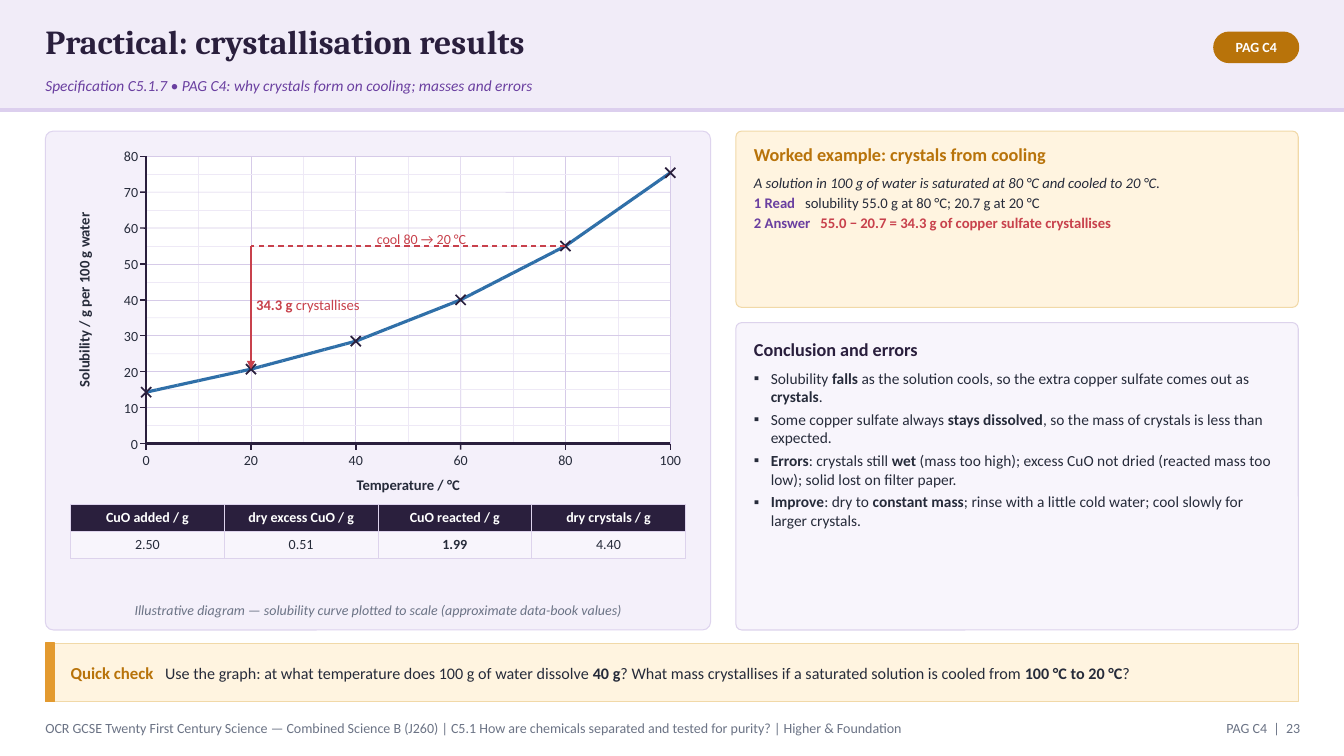
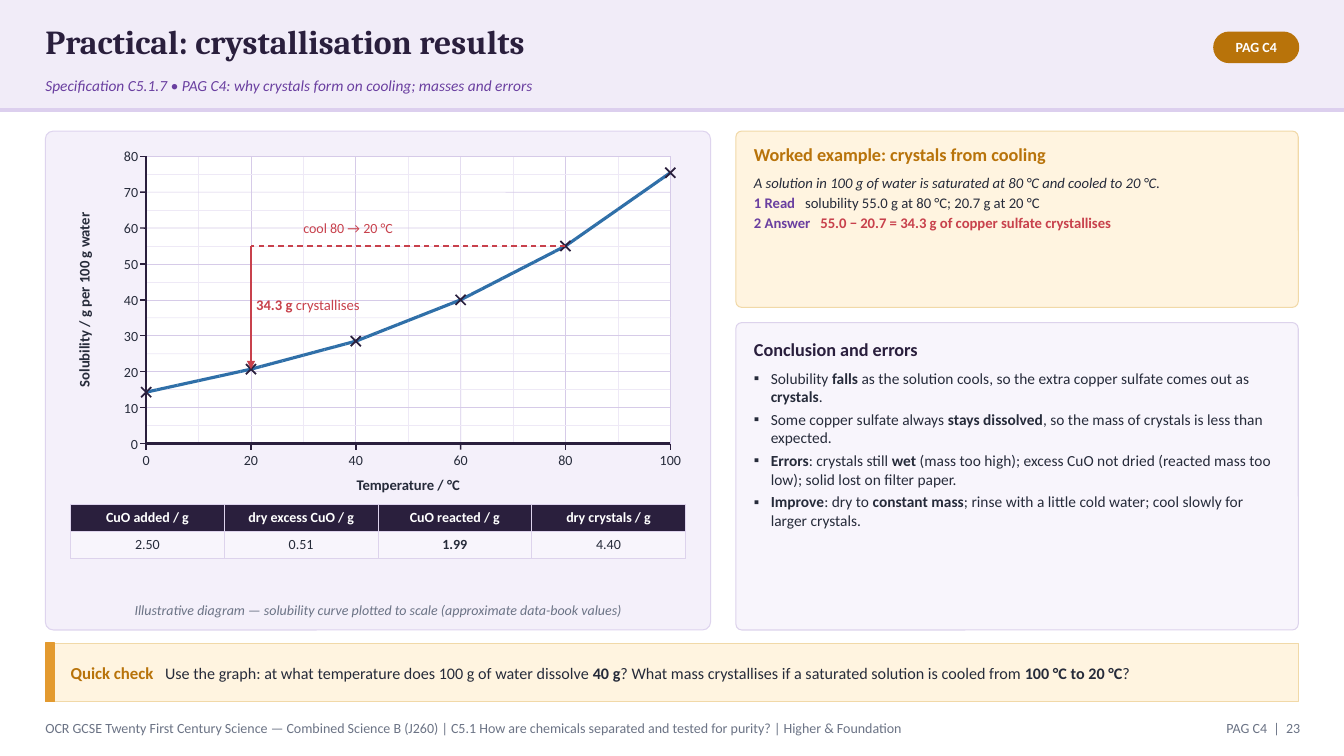
Before and after one commit to pstephenphilip-ship-it/Piri-MBBS, a slide deck: slide 23 of gcse-slides/ocr-chemistry/OCR21C_C5.1_SeparationPurity_Combined.pptx. Drawn at 1344x756 pixels with LibreOffice and Linux fonts; fonts in the diff are those of the drawing. Boxes give left, top, right and bottom in pixels: in the first picture for what was removed or moved away, otherwise in the second. Text is boxed around its words. In the diff, an @@ line names an element or a change of style, - is before the commit and + after.

```diff
--- a/gcse-slides/ocr-chemistry/OCR21C_C5.1_SeparationPurity_Combined.pptx
+++ b/gcse-slides/ocr-chemistry/OCR21C_C5.1_SeparationPurity_Combined.pptx
@@ text "cool 80 → 20 °C": place and size @@
-text "cool 80 → 20 °C" at <box>377,234,466,247</box>
+text "cool 80 → 20 °C" at <box>303,223,393,233</box>
```
Also in this commit, not shown: 14 other slides changed, 2 other files.
